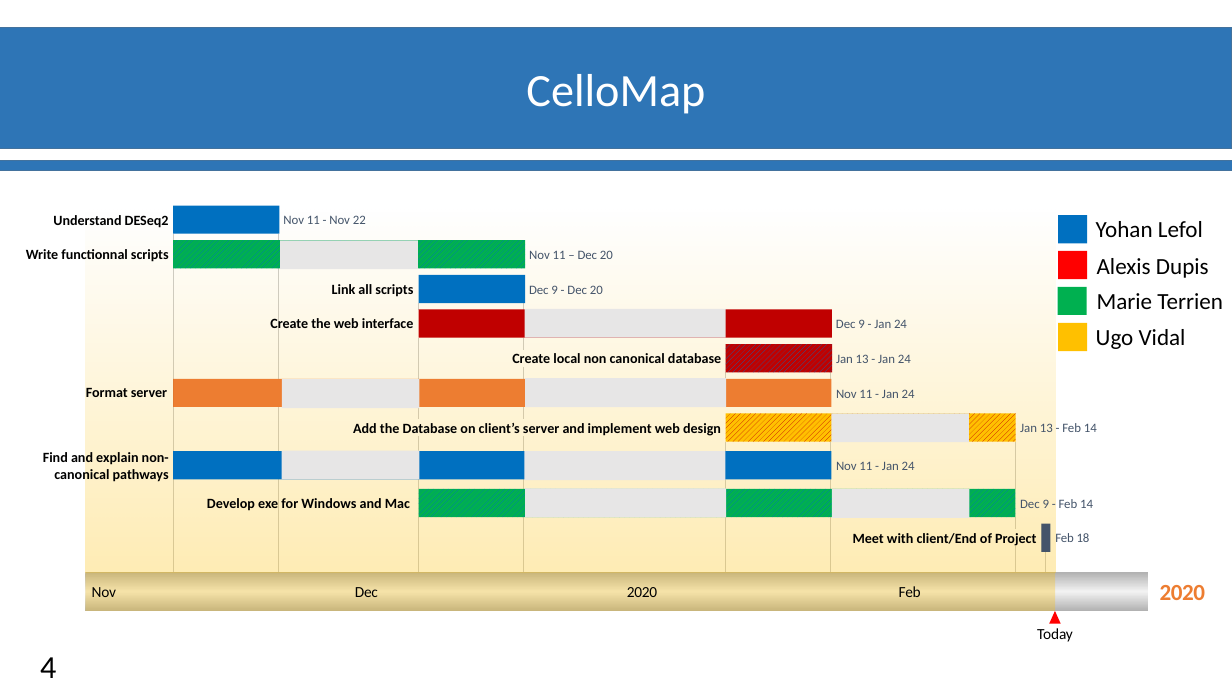
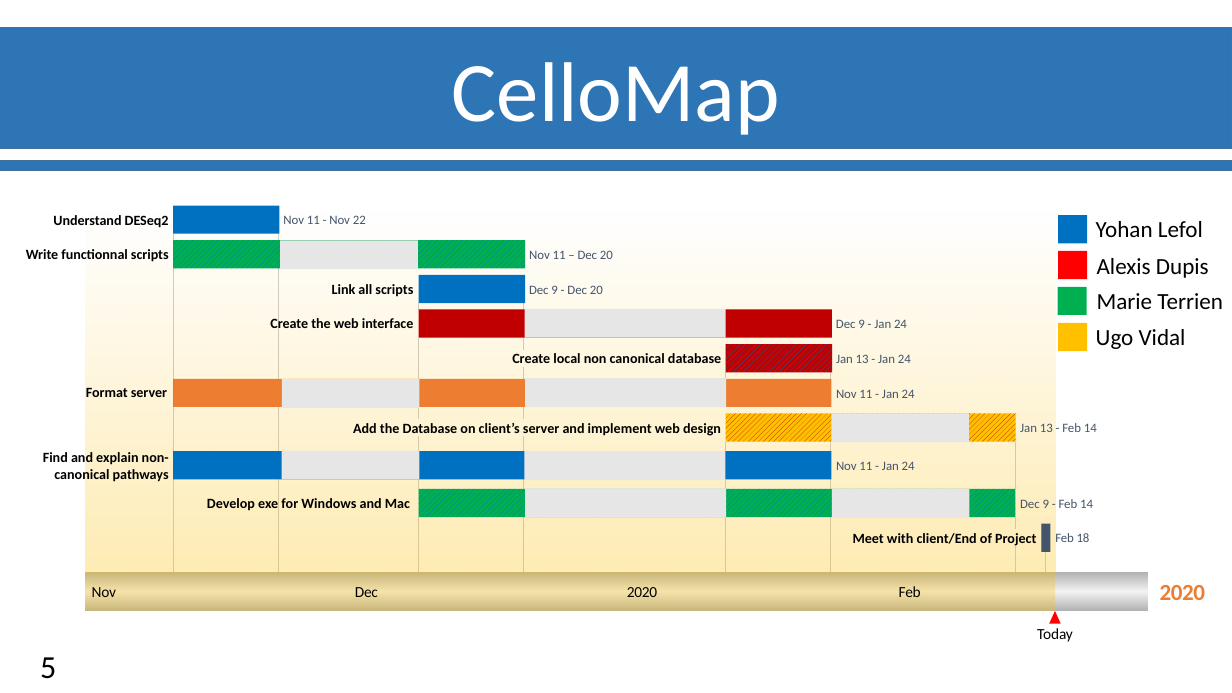
Before and after one commit to Ylefol/projet-INSERM_V5, a slide deck: slide 6 of Slides/Soutenance_Final.pptx (slide 5 before the commit). Drawn at 1232x693 pixels with LibreOffice and Linux fonts; fonts in the diff are those of the drawing; background and template pictures are left out. Boxes give left, top, right and bottom in pixels: in the first picture for what was removed or moved away, otherwise in the second. Text is boxed around its words. In the diff, an @@ line names an element or a change of style, - is before the commit and + after.

```diff
--- a/Slides/Soutenance_Final.pptx
+++ b/Slides/Soutenance_Final.pptx
@@ text "CelloMap": place and size @@
-text "CelloMap" at box(526, 74, 705, 114)
+text "CelloMap" at box(452, 62, 780, 135)
@@ text "CelloMap" at box(452, 62, 780, 135): size 36 to 66 pt @@
@@ page number at box(40, 657, 56, 679): text changed @@
-4
+5
```
Also in this commit, not shown: 8 other slides changed, 2 slides added, 2 slides removed.
